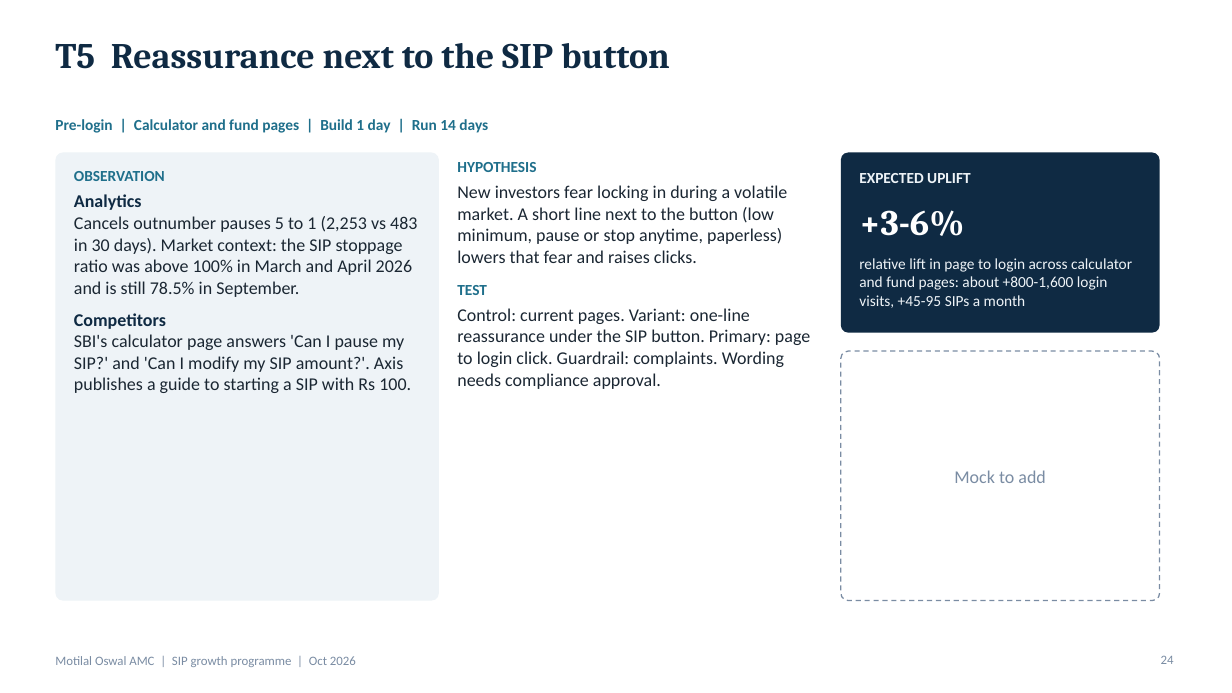
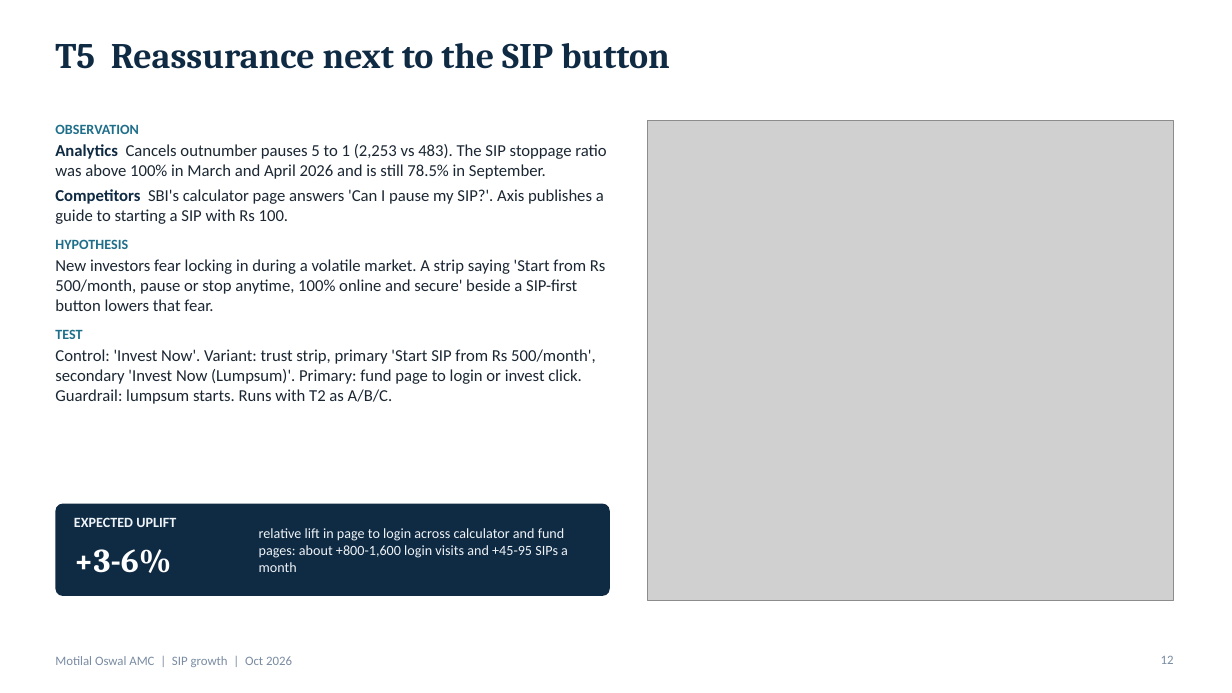
Before and after one commit to mandy7/Projects, a slide deck: slide 12 of SIP_Growth_Programme.pptx (slide 24 before the commit). Drawn at 1232x693 pixels with LibreOffice and Linux fonts; fonts in the diff are those of the drawing; grey boxes stand for pictures. Boxes give left, top, right and bottom in pixels: in the first picture for what was removed or moved away, otherwise in the second. Text is boxed around its words. In the diff, an @@ line names an element or a change of style, - is before the commit and + after.

```diff
--- a/SIP_Growth_Programme.pptx
+++ b/SIP_Growth_Programme.pptx
@@ text removed at (55,119,488,133) @@
-Pre-login | Calculator and fund pages | Build 1 day | Run 14 days
@@ text at (55,144,606,404): text changed; size 14 to 13 pt @@
-Analytics
-Cancels outnumber pauses 5 to 1 (2,253 vs 483 in 30 days). Market context: the SIP stoppage ratio was above 100% in March and April 2026 and is still 78.5% in September.
-Competitors
-SBI's calculator page answers 'Can I pause my SIP?' and 'Can I modify my SIP amount?'. Axis publishes a guide to starting a SIP with Rs 100.
+Analytics Cancels outnumber pauses 5 to 1 (2,253 vs 483). The SIP stoppage ratio was above 100% in March and April 2026 and is still 78.5% in September.
+Competitors SBI's calculator page answers 'Can I pause my SIP?'. Axis publishes a guide to starting a SIP with Rs 100.
+HYPOTHESIS
+New investors fear locking in during a volatile market. A strip saying 'Start from Rs 500/month, pause or stop anytime, 100% online and secure' beside a SIP-first button lowers that fear.
+TEST
+Control: 'Invest Now'. Variant: trust strip, primary 'Start SIP from Rs 500/month', secondary 'Invest Now (Lumpsum)'. Primary: fund page to login or invest click. Guardrail: lumpsum starts. Runs with T2 as A/B/C.
@@ text at (55,124,139,134): size 12 to 11 pt in "OBSERVATION"; less space between paragraphs @@
@@ text "OBSERVATION": place and size @@
-text "OBSERVATION" at (74,171,417,393)
+text "OBSERVATION" at (55,124,606,404)
@@ picture added at (648,120,1174,601) @@
@@ rounded rectangle removed at (55,152,439,601) @@
@@ text removed at (457,162,810,389) @@
-HYPOTHESIS
-New investors fear locking in during a volatile market. A short line next to the button (low minimum, pause or stop anytime, paperless) lowers that fear and raises clicks.
-TEST
-Control: current pages. Variant: one-line reassurance under the SIP button. Primary: page to login click. Guardrail: complaints. Wording needs compliance approval.
@@ rounded rectangle removed at (841,152,1160,333) @@
@@ rounded rectangle removed at (841,351,1160,601) @@
@@ text removed at (954,470,1045,483) @@
-Mock to add
@@ rounded rectangle added at (55,504,610,596), fill #0F2A43 @@
@@ text "EXPECTED UPLIFT": place and size @@
-text "EXPECTED UPLIFT" at (859,173,970,183)
+text "EXPECTED UPLIFT" at (74,517,176,527)
@@ text "EXPECTED UPLIFT" at (74,517,176,527): size 12 to 11 pt @@
@@ text "relative lift in page to ..." at (259,528,568,572): vertical alignment top to middle @@
@@ text "+3-6%": place and size @@
-text "+3-6%" at (859,210,964,236)
+text "+3-6%" at (74,549,172,573)
@@ text "+3-6%" at (74,549,172,573): size 28 to 26 pt @@
@@ text at (259,528,568,572): text changed; size 12 to 11 pt @@
-relative lift in page to login across calculator and fund pages: about +800-1,600 login visits, +45-95 SIPs a month
+relative lift in page to login across calculator and fund pages: about +800-1,600 login visits and +45-95 SIPs a month
@@ text at (55,656,292,667): text changed @@
-Motilal Oswal AMC | SIP growth programme | Oct 2026
+Motilal Oswal AMC | SIP growth | Oct 2026
@@ page number at (1161,656,1174,664): text changed @@
-24
+12
```
Also in this commit, not shown: 11 other slides changed, 6 slides added, 19 slides removed.
